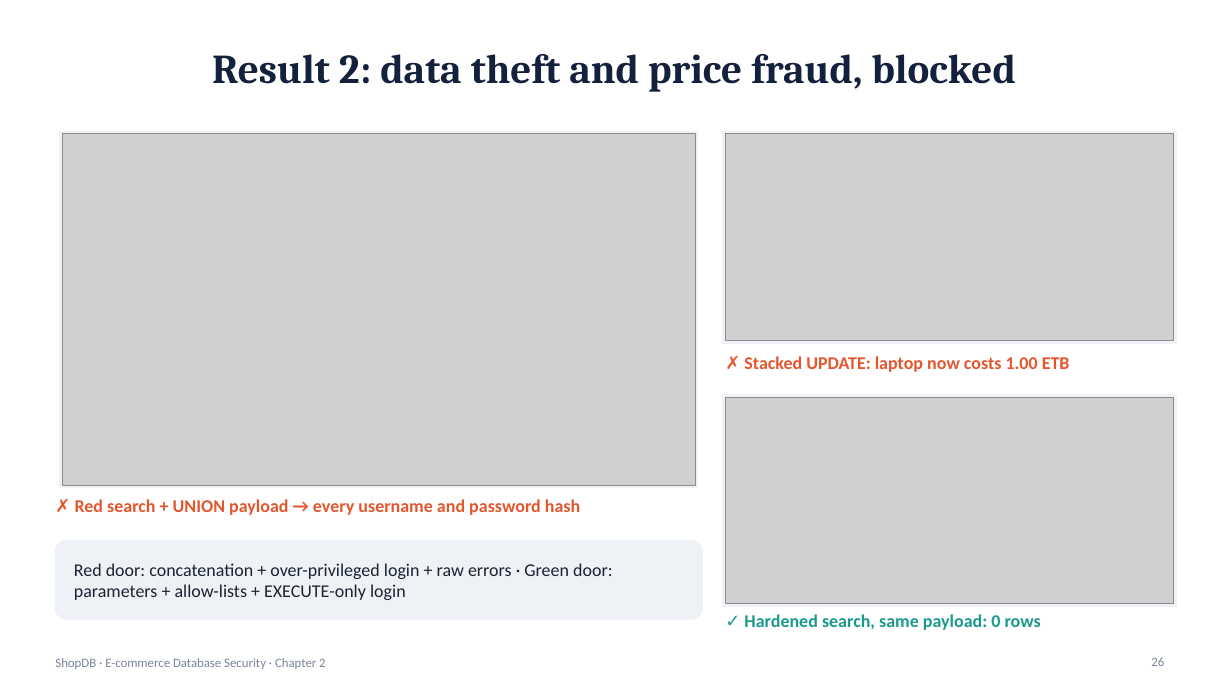
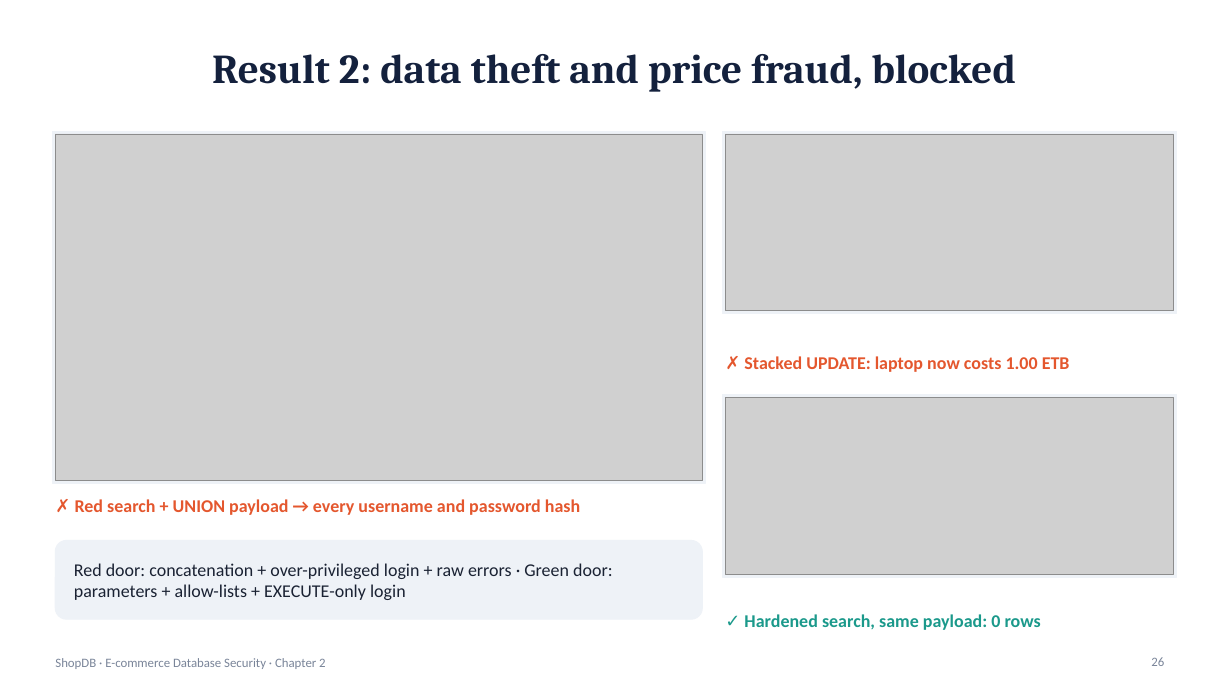
Before and after one commit to nebyu11/infinix-freefire-photobooth, a slide deck: slide 26 of db-security-ecommerce/presentation/DB_Security_Ecommerce.pptx. Drawn at 1232x693 pixels with LibreOffice and Linux fonts; fonts in the diff are those of the drawing; grey boxes stand for pictures. Boxes give left, top, right and bottom in pixels: in the first picture for what was removed or moved away, otherwise in the second. Text is boxed around its words. In the diff, an @@ line names an element or a change of style, - is before the commit and + after.

```diff
--- a/db-security-ecommerce/presentation/DB_Security_Ecommerce.pptx
+++ b/db-security-ecommerce/presentation/DB_Security_Ecommerce.pptx
@@ rectangle: place and size @@
-rectangle at [60,131,699,488]
+rectangle at [53,131,705,483]
@@ picture: place and size @@
-picture at [63,134,696,485]
+picture at [55,134,702,481]
@@ rectangle: place and size @@
-rectangle at [723,131,1177,344]
+rectangle at [723,131,1177,313]
@@ picture: place and size @@
-picture at [726,134,1174,341]
+picture at [726,134,1174,311]
@@ rectangle: place and size @@
-rectangle at [723,395,1177,607]
+rectangle at [723,395,1177,577]
@@ picture: place and size @@
-picture at [726,397,1174,604]
+picture at [726,397,1174,574]
```
Also in this commit, not shown: 7 other slides changed, 2 slides added, 57 other files.
